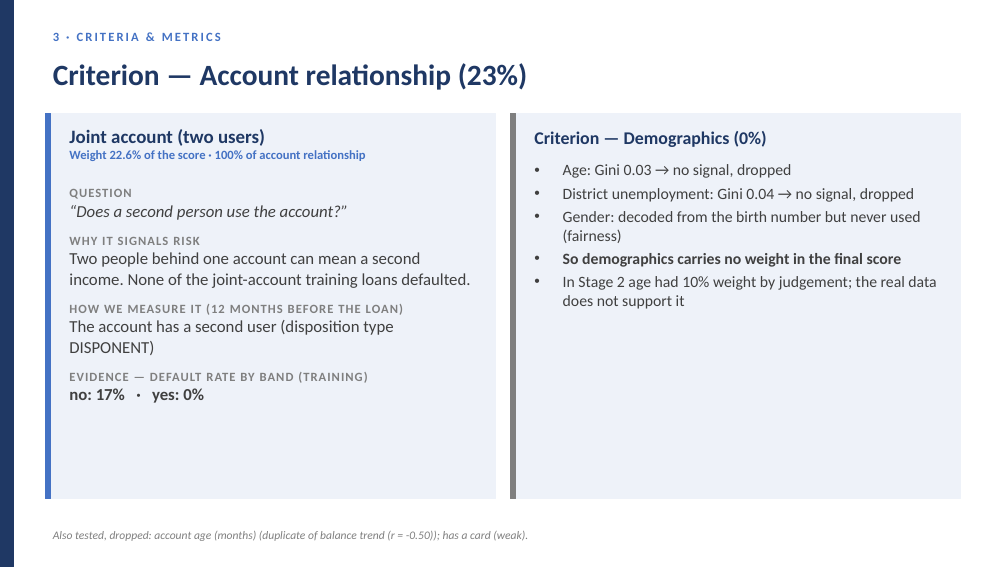
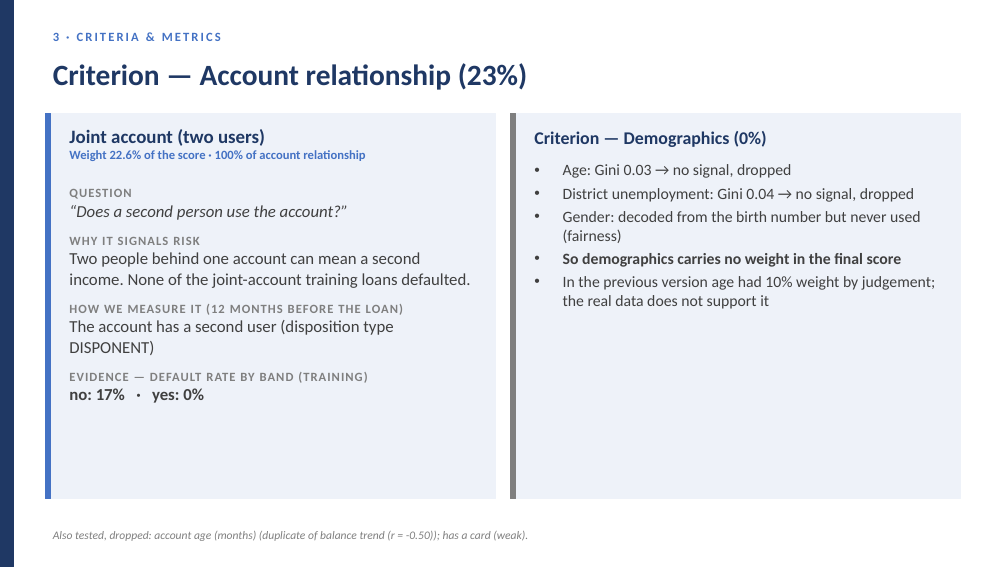
Before and after one commit to huotrithy/da-assignment-risk-scoring, a slide deck: slide 21 of docs/Final_Presentation.pptx. Drawn at 1008x567 pixels with LibreOffice and Linux fonts; fonts in the diff are those of the drawing. Boxes give left, top, right and bottom in pixels: in the first picture for what was removed or moved away, otherwise in the second. Text is boxed around its words. In the diff, an @@ line names an element or a change of style, - is before the commit and + after.

```diff
--- a/docs/Final_Presentation.pptx
+++ b/docs/Final_Presentation.pptx
@@ text at (563, 276, 935, 309): text changed @@
-• In Stage 2 age had 10% weight by judgement; the real data does not support it
+• In the previous version age had 10% weight by judgement; the real data does not support it
```
Also in this commit, not shown: 8 other slides changed, 4 other files.
